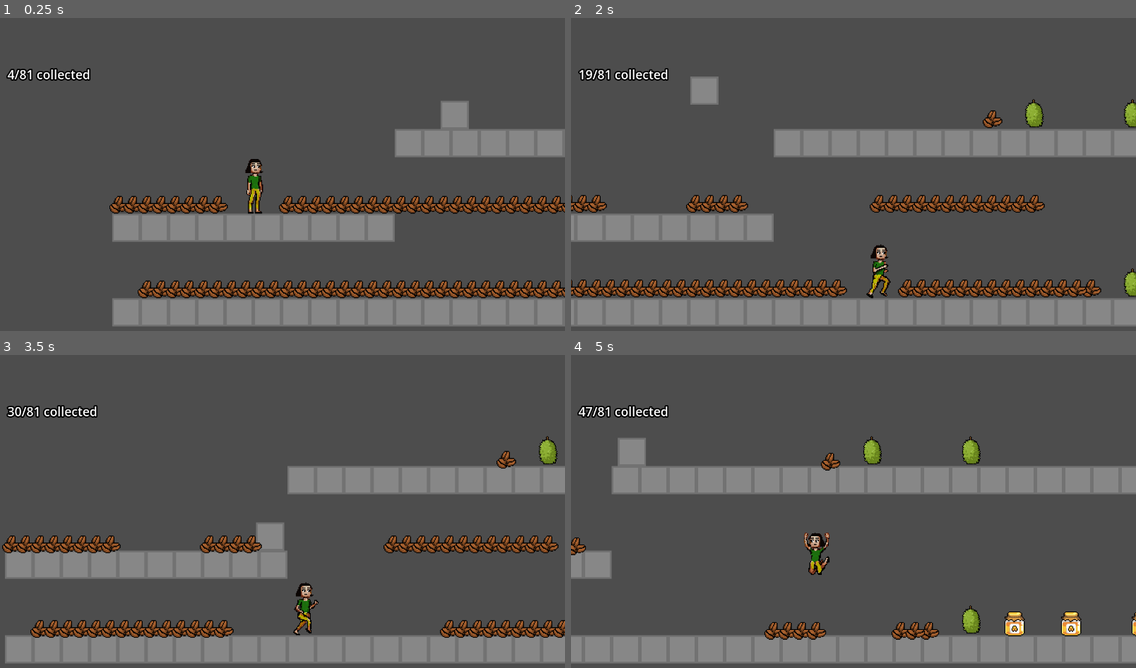
Above: before the commit, frames 1-4 (two rows, left to right).
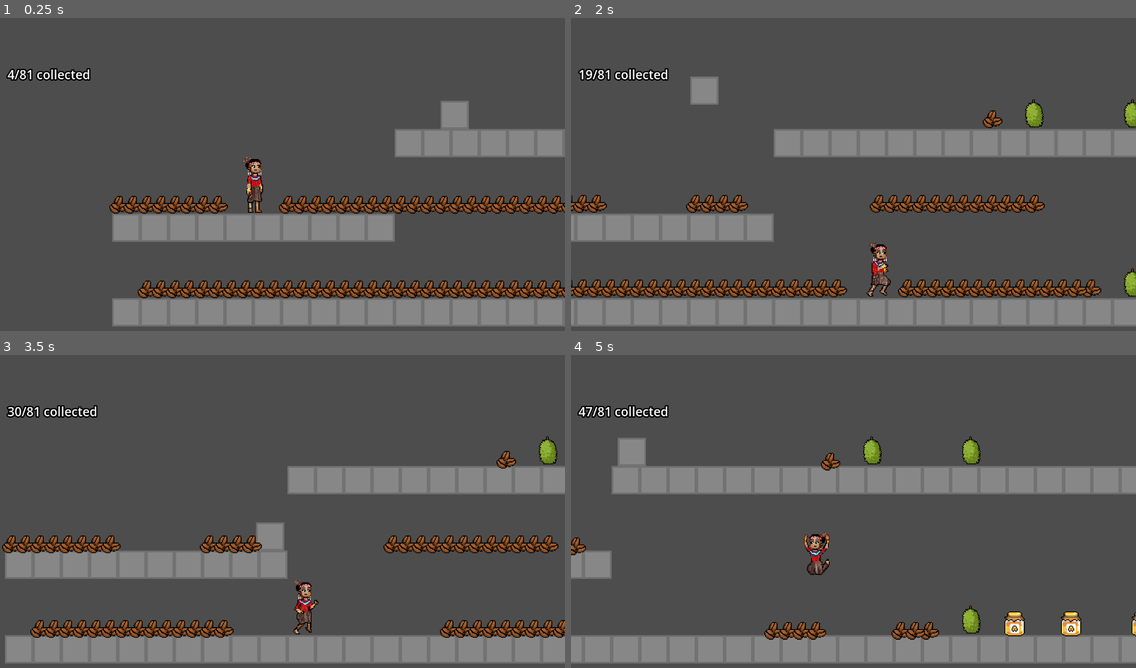
Above: after the commit, the same moments.

Repository: JumbledOne/RPHGameProject
Game: Godot game, scene res://scenes/game_scene/game_scene.tscn
The game is run twice, just before and just after one commit, with the same random seed, the same clock (stepped at 60 frames per second) and the same inputs. The engine's default icon, where the game draws it, is replaced by a stand-in: a white triangle on a blue panel in a dark square.
Inputs:
- Up to frame 1 (0.25 s): no input
- Up to frame 2 (2 s): tap Enter at 0.5 s; hold I (ability) 0.53-1.28 s; hold D (right) from 0.53 s (still down); tap Space (jump) at 0.77, 1.52 s; tap E (attack) at 1.35 s
- Up to frame 3 (3.5 s): release D (right) at 2.03 s; hold A (left) 2.03-2.78 s; hold I (ability) 2.03-2.78 s; hold D (right) from 2.78 s (still down); tap E (attack) at 2.85 s; tap Space (jump) at 3.02 s
- Up to frame 4 (5 s): hold I (ability) 3.53-4.28 s; tap Space (jump) at 3.77, 4.52 s; release D (right) at 4.28 s; hold A (left) from 4.28 s (still down); tap E (attack) at 4.35 s

The runs differ from the first frame. In frame 1, 0.3% of the frame differs, in the area x 43-47%, y 44-63%; in frame 2, 0.3%; in frame 3, 0.3%; in frame 4, 0.4%, in the area x 41-46%, y 56-71%.

Commit message:
Minor fixes

Diff:
--- /dev/null
+++ b/src/assets/gfx_resources/atlas_textures/bagobo.tres
@@ -0,0 +1,6 @@
+[gd_resource type="AtlasTexture" format=3 uid="uid://dnujb8ur0kfcy"]
+
+[ext_resource type="Texture2D" uid="uid://d27i36itsj76k" path="res://assets/sprites/BAGOBO_Sprite.png" id="1_gpr1t"]
+
+[resource]
+atlas = ExtResource("1_gpr1t")
--- /dev/null
+++ b/src/assets/gfx_resources/atlas_textures/friar_spanish_enemy.tres
@@ -0,0 +1,6 @@
+[gd_resource type="AtlasTexture" format=3 uid="uid://c2o654lacevqd"]
+
+[ext_resource type="Texture2D" uid="uid://dnujb8ur0kfcy" path="res://assets/gfx_resources/atlas_textures/bagobo.tres" id="1_lufni"]
+
+[resource]
+atlas = ExtResource("1_lufni")
--- /dev/null
+++ b/src/assets/gfx_resources/atlas_textures/normal_person.tres
@@ -0,0 +1,6 @@
+[gd_resource type="AtlasTexture" format=3 uid="uid://elqiydy4egmk"]
+
+[ext_resource type="Texture2D" uid="uid://db3yo38e5q37w" path="res://assets/sprites/normalperson.png" id="1_m1l42"]
+
+[resource]
+atlas = ExtResource("1_m1l42")
--- a/src/assets/gfx_resources/normal_person_atlas.tres
+++ /dev/null
@@ -1,6 +0,0 @@
-[gd_resource type="AtlasTexture" format=3 uid="uid://elqiydy4egmk"]
-
-[ext_resource type="Texture2D" uid="uid://neo5e0db7aui" path="res://assets/sprites/Ada_Sprite.png" id="1_2xamo"]
-
-[resource]
-atlas = ExtResource("1_2xamo")
--- a/src/scripts/player/player_model/player_model.tscn
+++ b/src/scripts/player/player_model/player_model.tscn
@@ -1,14 +1,11 @@
 [gd_scene format=3 uid="uid://dctwav0o0dy8r"]
 
 [ext_resource type="Script" uid="uid://byanhy0cletsr" path="res://scripts/player/player_model/player_model.gd" id="1_mifw2"]
-[ext_resource type="Texture2D" uid="uid://db3yo38e5q37w" path="res://assets/sprites/normalperson.png" id="3_txvn2"]
+[ext_resource type="Texture2D" uid="uid://c2o654lacevqd" path="res://assets/gfx_resources/atlas_textures/friar_spanish_enemy.tres" id="2_mifw2"]
 
 [sub_resource type="Curve" id="Curve_2n7ho"]
 _data = [Vector2(0, 0), 0.0, 2.9389353, 0, 0, Vector2(0.65745854, 1), 0.0, 0.0, 0, 0, Vector2(1, 0), -6.3152, 0.0, 0, 0]
 point_count = 3
-
-[sub_resource type="AtlasTexture" id="AtlasTexture_2n7ho"]
-atlas = ExtResource("3_txvn2")
 
 [sub_resource type="Animation" id="Animation_txvn2"]
 length = 0.001
@@ -192,7 +189,7 @@
 scale_amount_curve = SubResource("Curve_2n7ho")
 
 [node name="CharacterSprite" type="Sprite2D" parent="." unique_id=677532726]
-texture = SubResource("AtlasTexture_2n7ho")
+texture = ExtResource("2_mifw2")
 region_enabled = true
 region_rect = Rect2(0, 0, 32, 64)
 region_filter_clip_enabled = true
